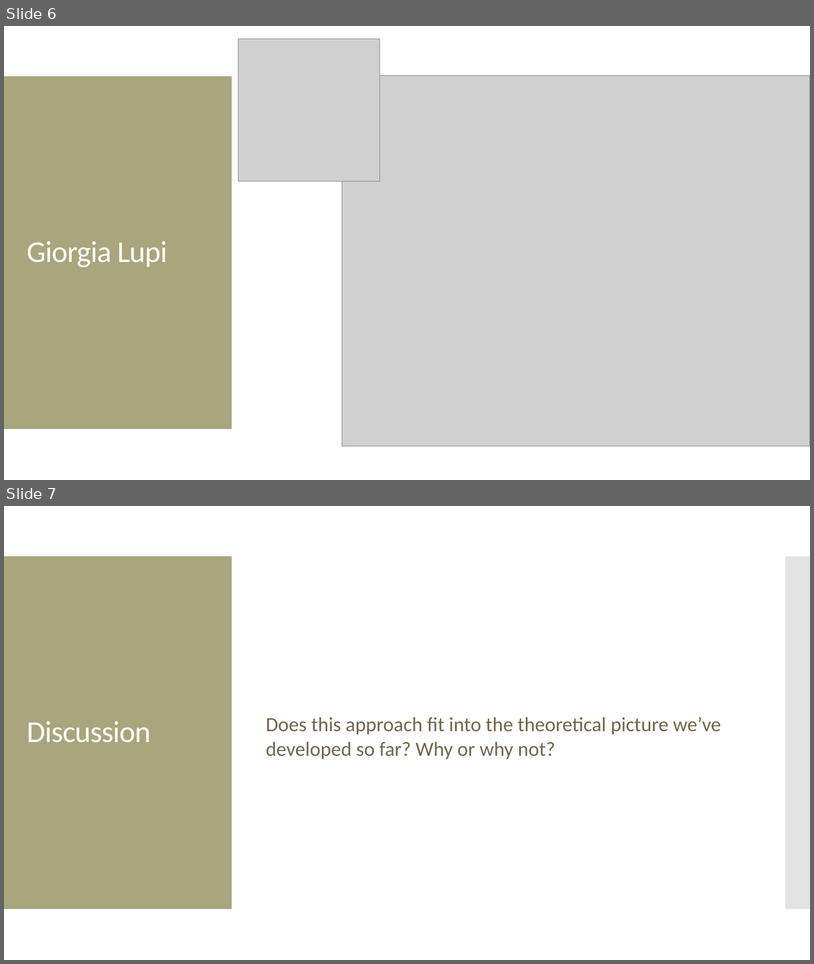
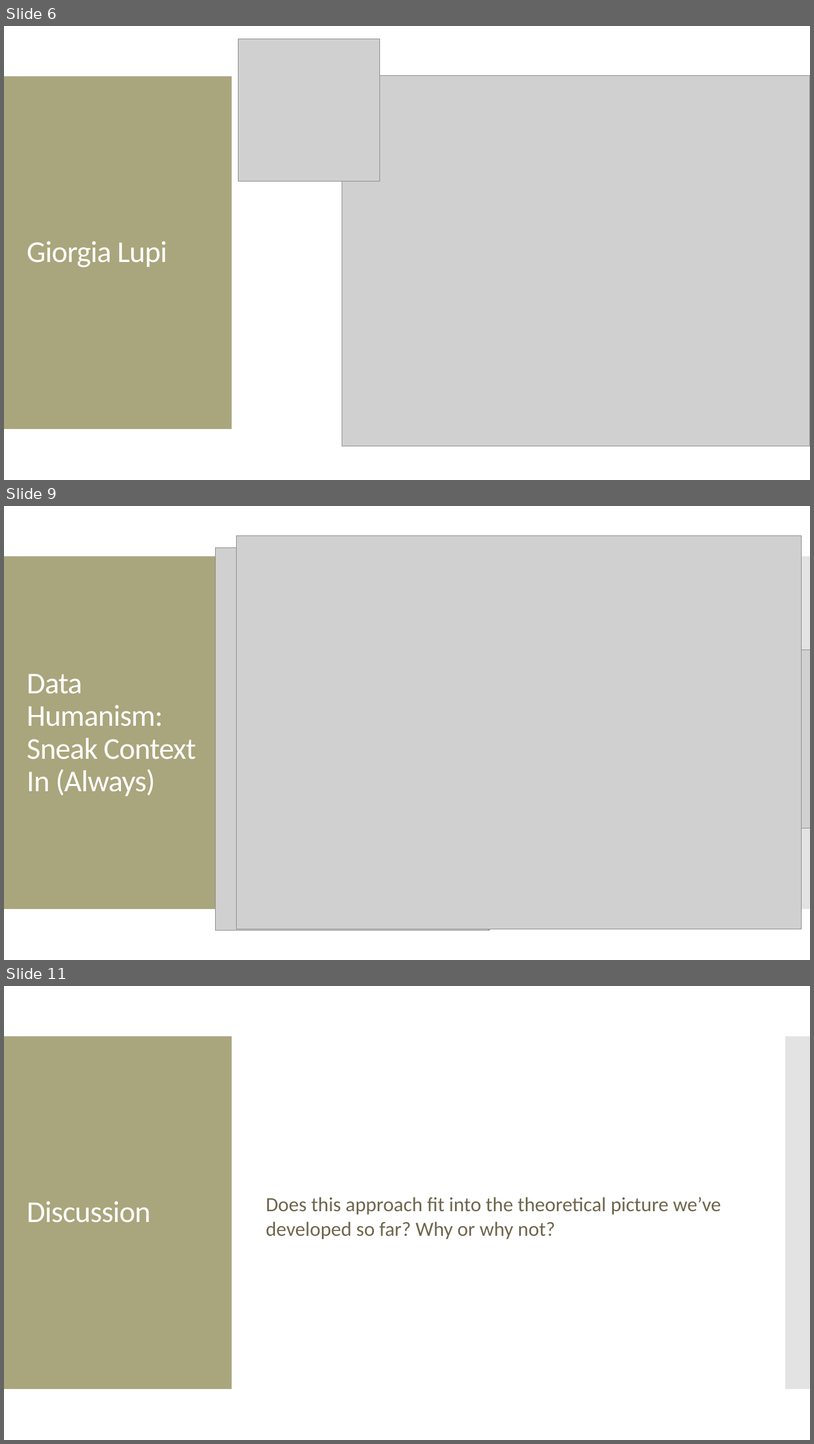
Before and after one commit to amosca01/SDS-CSC109, a slide deck: slides/10-data-humanism.pptx. Shown one above the other, each under a label of ours: slides 6 and 7 before the commit, slides 6, 9 and 11 after it; the slides between them are not shown. The pictures are 814x964 and 814x1444 pixels, drawn with LibreOffice and Linux fonts; fonts in the diff are those of the drawing; grey boxes stand for pictures. Boxes give left, top, right and bottom in pixels: in the first picture for what was removed or moved away, otherwise in the second. Text is boxed around its words. In the diff, an @@ line names an element or a change of style, - is before the commit and + after.

```diff
--- a/slides/10-data-humanism.pptx
+++ b/slides/10-data-humanism.pptx
@@ slide 9 added at (4,506,810,960), background #FFFFFF; not listed: 2 template elements that a slide beside it also shows @@
@@ picture added at (236,535,802,929) @@
@@ picture added at (216,548,490,930) @@
@@ picture added at (484,649,810,828) @@
@@ title added at (27,673,196,796), 36 pt, text #FFFFFF @@
+Data Humanism: Sneak Context In (Always)
@@ what was slide 7 is now slide 11 @@
```
Also in this commit, not shown: 3 other slides added, 4 other files.
